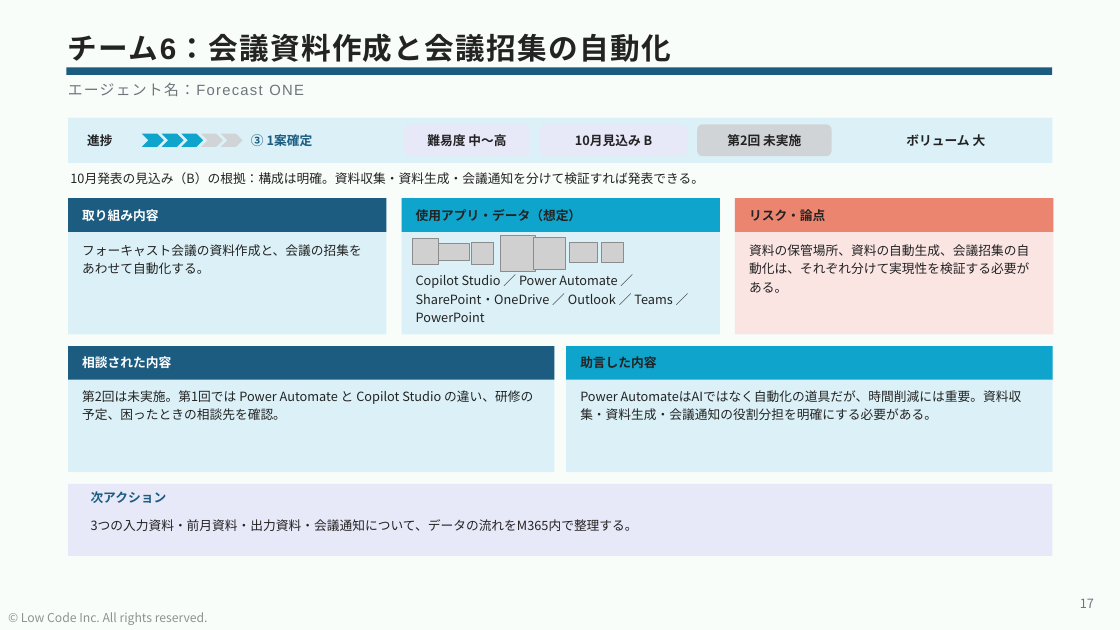
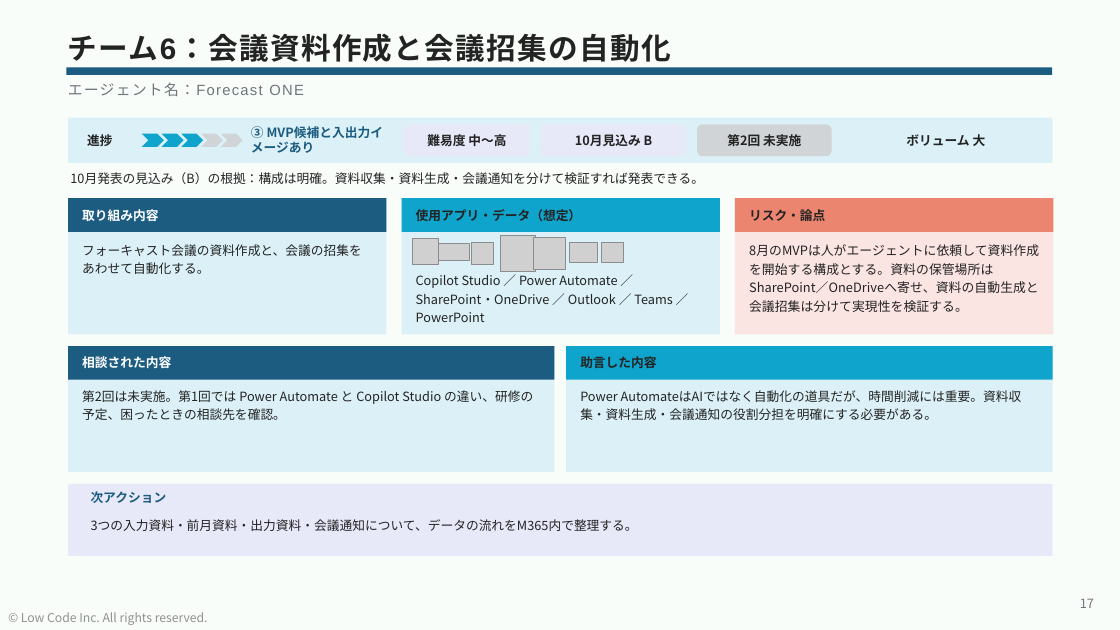
Before and after one commit to takuyanakamura881awc-beep/awc-naka881-repo, a slide deck: slide 17 of reports/CopilotStudio_ハッカソン_事前相談会②_状況報告_20260729.pptx. Drawn at 1120x630 pixels with LibreOffice and Linux fonts; fonts in the diff are those of the drawing; grey boxes stand for pictures. Boxes give left, top, right and bottom in pixels: in the first picture for what was removed or moved away, otherwise in the second. Text is boxed around its words. In the diff, an @@ line names an element or a change of style, - is before the commit and + after.

```diff
--- a/reports/CopilotStudio_ハッカソン_事前相談会②_状況報告_20260729.pptx
+++ b/reports/CopilotStudio_ハッカソン_事前相談会②_状況報告_20260729.pptx
@@ text at bbox=[251, 126, 264, 138]: text changed @@
-③ 1案確定
+③ MVP候補と入出力イメージあり
@@ text at bbox=[749, 263, 1039, 312]: text changed; size 10.9 to 11 pt @@
-資料の保管場所、資料の自動生成、会議招集の自動化は、それぞれ分けて実現性を検証する必要がある。
+8月のMVPは人がエージェントに依頼して資料作成を開始する構成とする。資料の保管場所はSharePoint／OneDriveへ寄せ、資料の自動生成と会議招集は分けて実現性を検証する。
```
Also in this commit, not shown: 17 other slides changed, 1 other file.
